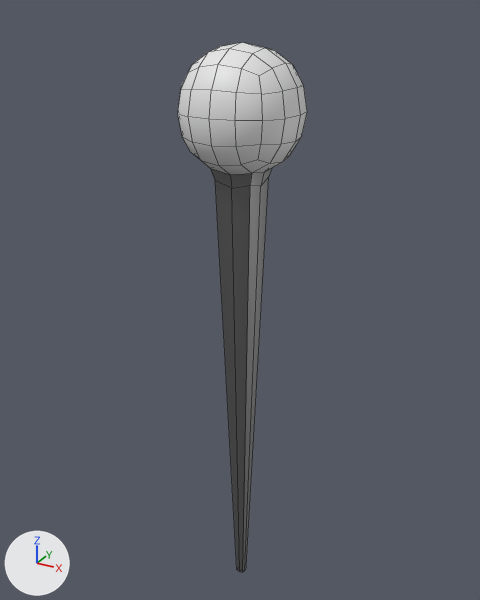
Renders of the Blender file assets/3d/models/objects/status_pin.blend from each side of a commit.
Before and after are seen from a 50 mm camera at (0.648, -1.188, 2.287) aimed at (-0.025, 0.036, 1.675). Arrows for +X, +Y and +Z are at lower left; the lights stay in place. The picture after the commit comes second. Mesh edges are drawn as thin lines.

Before the edit, the objects in view are built like this:
```python
me_cube_001 = bpy.data.meshes.new('Cube.001')
me_cube_001.from_pydata(...)  # 114 vertices, 112 faces; spans x -0.84..0.84, y -0.84..0.84, z -4.0..4.85
me_cube_001.polygons.foreach_set('use_smooth', [True] * 112)
# faces by material slot: [20, 92]
me_cube_001.materials.append(mat_needle)  # grey #8f8f8f
me_cube_001.materials.append(mat_head)  # white #e7e7e7
ob_cube = bpy.data.objects.new('Cube', me_cube_001)
ob_cube.location = (0.0, 0.0, 1.5)
ob_cube.scale = (0.15, 0.15, 0.15)
```
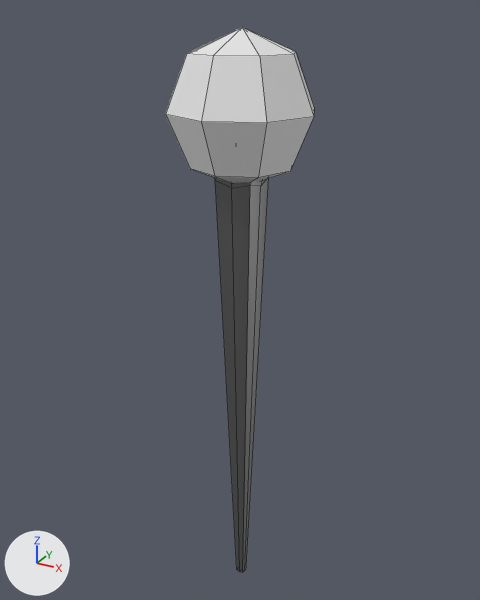
Pixel boxes (x1, y1, x2, y2) of what changed, in the pictures (480 x 600 px):
'PhobiaHead', added: after (166, 27, 314, 183)

Patch to the scene script:
```diff
--- a/assets/3d/models/objects/status_pin.blend.py
+++ b/assets/3d/models/objects/status_pin.blend.py
@@ me_sphere_001 @@
+me_sphere_001.from_pydata(...)  # a UV sphere (8 segments, 4 rings, poles along z) spanning x -1.0..1.0, y -1.0..1.0, z -1.0..1.0
+me_sphere_001.materials.append(mat_head)  # white #e7e7e7
@@ ob_phobiahead @@
+ob_phobiahead = bpy.data.objects.new('PhobiaHead', me_sphere_001)
+ob_phobiahead.parent = ob_cube
+ob_phobiahead.matrix_parent_inverse = Matrix(((6.667, 0.0, 0.0, 0.0), (0.0, 6.667, 0.0, 0.0), (0.0, 0.0, 6.667, -10.0), (0.0, 0.0, 0.0, 1.0)))
+ob_phobiahead.location = (0.0, 0.0, 2.101)
+ob_phobiahead.scale = (0.153, 0.153, 0.153)
```
